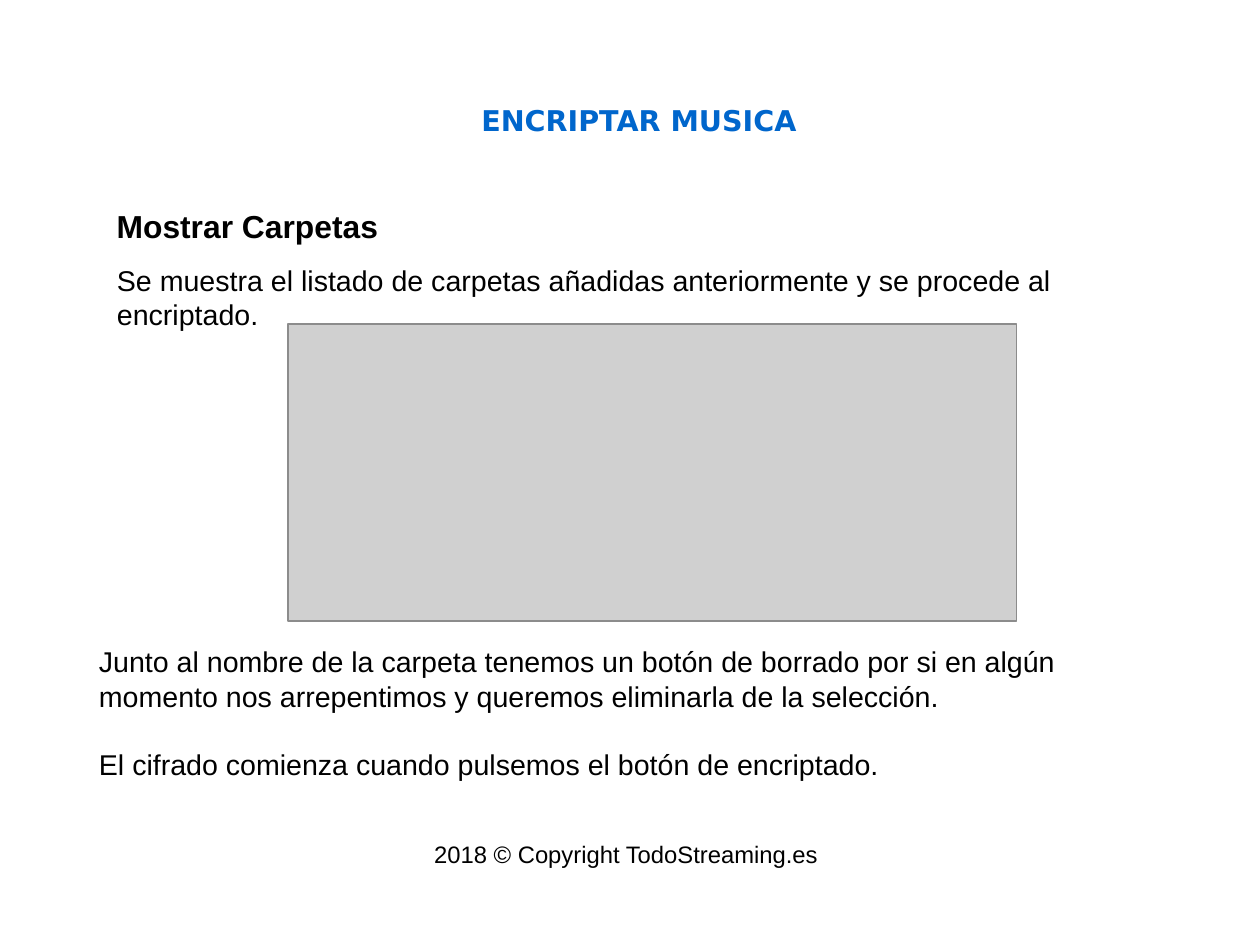
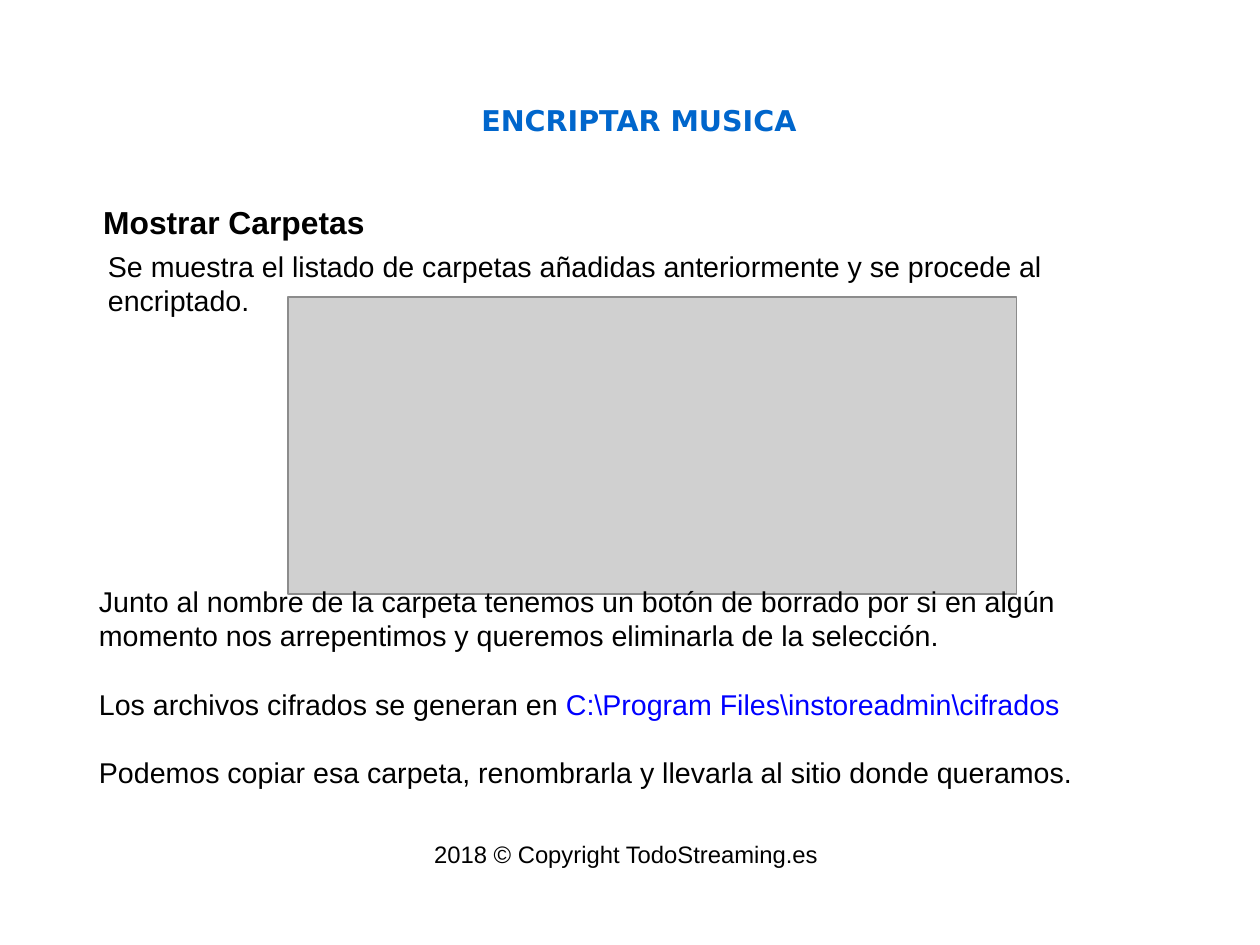
Before and after one commit to isaacml/instore, a slide deck: slide 22 of docs/Manual Administrador.odp. Drawn at 1260x945 pixels with LibreOffice and Linux fonts; fonts in the diff are those of the drawing; grey boxes stand for pictures; background and template pictures are left out. Boxes give left, top, right and bottom in pixels: in the first picture for what was removed or moved away, otherwise in the second. Text is boxed around its words. In the diff, an @@ line names an element or a change of style, - is before the commit and + after.

```diff
--- a/docs/Manual Administrador.odp
+++ b/docs/Manual Administrador.odp
@@ text "Mostrar Carpetas": place and size @@
-text "Mostrar Carpetas" at <box>117,216,378,244</box>
+text "Mostrar Carpetas" at <box>103,211,364,240</box>
@@ text "Se muestra el listado de ...": place and size @@
-text "Se muestra el listado de ..." at <box>117,270,1050,331</box>
+text "Se muestra el listado de ..." at <box>108,256,1041,317</box>
@@ picture: place and size @@
-picture at <box>288,324,1018,621</box>
+picture at <box>288,297,1018,595</box>
@@ text "Junto al nombre de la ...": place and size @@
-text "Junto al nombre de la ..." at <box>99,651,1055,781</box>
+text "Junto al nombre de la ..." at <box>99,589,1072,789</box>
@@ text at <box>99,694,1072,789</box>: text changed @@
-El cifrado comienza cuando pulsemos el botón de encriptado.
+Los archivos cifrados se generan en C:\Program Files\instoreadmin\cifrados
+Podemos copiar esa carpeta, renombrarla y llevarla al sitio donde queramos.
```
Also in this commit, not shown: 1 other file.
